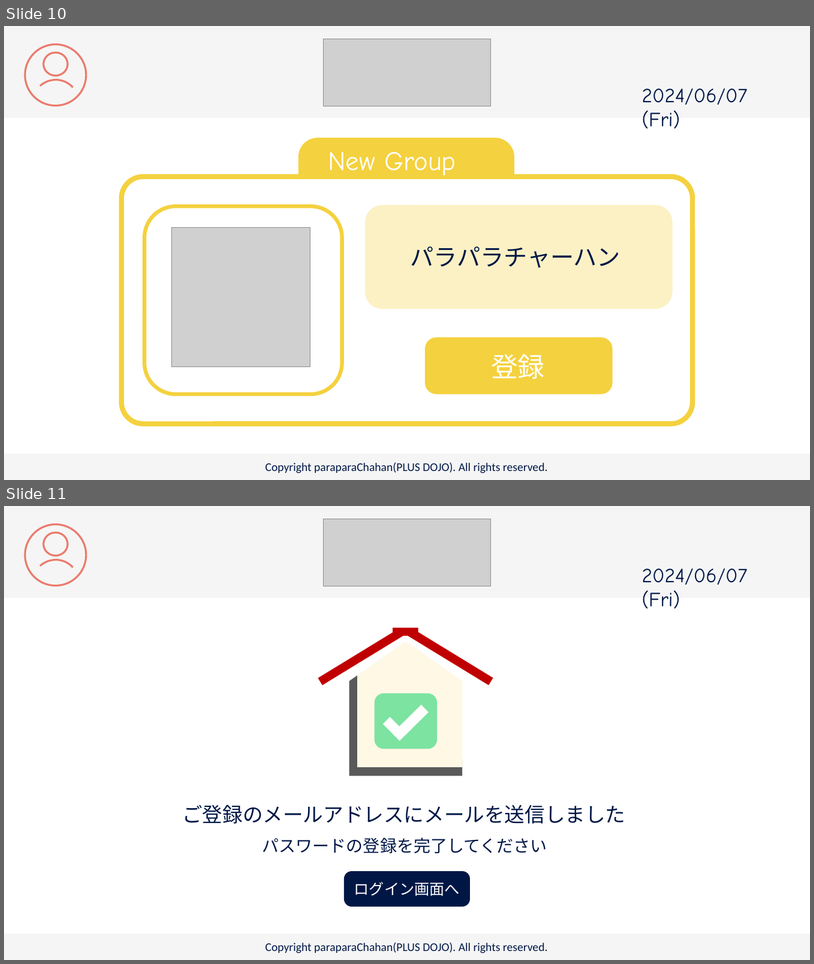
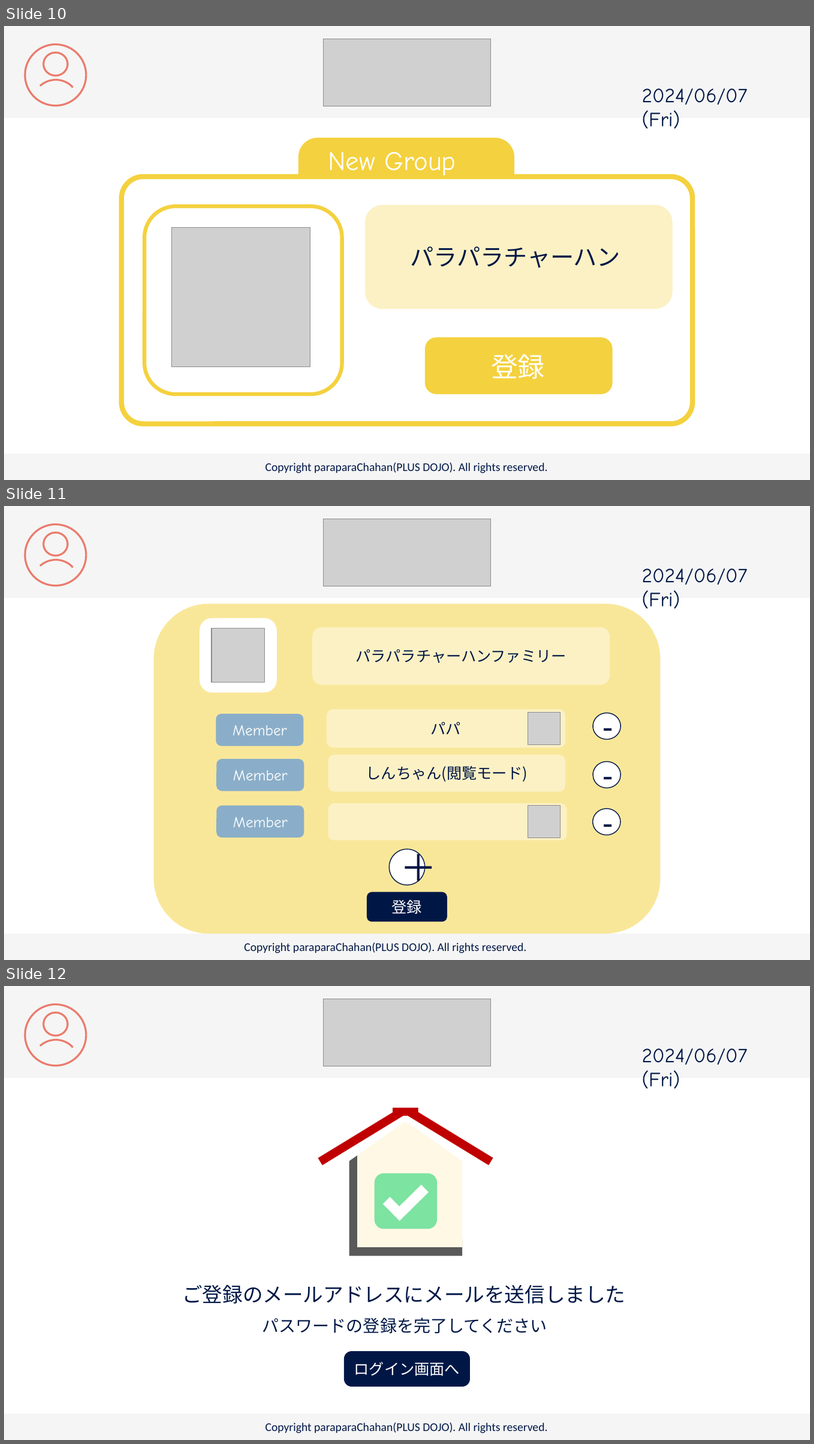
Before and after one commit to plusdojo2024/C2, a slide deck: doc/13_外部設計/famiLink 画面デザイン.pptx. Shown one above the other, each under a label of ours: slides 10 and 11 before the commit, slides 10, 11 and 12 after it. The pictures are 814x964 and 814x1444 pixels, drawn with LibreOffice and Linux fonts; fonts in the diff are those of the drawing; grey boxes stand for pictures. Boxes give left, top, right and bottom in pixels: in the first picture for what was removed or moved away, otherwise in the second. Text is boxed around its words. In the diff, an @@ line names an element or a change of style, - is before the commit and + after.

```diff
--- a/doc/13_外部設計/famiLink 画面デザイン.pptx
+++ b/doc/13_外部設計/famiLink 画面デザイン.pptx
@@ slide 11 added at box(4, 506, 810, 960), background #FFFFFF @@
@@ rectangle added at box(4, 506, 810, 598), fill #F5F5F5 @@
@@ picture added at box(323, 519, 492, 586) @@
@@ ellipse added at box(25, 524, 86, 585), outline #EA7B6B 2.25 pt @@
@@ ellipse added at box(44, 532, 68, 556), outline #EA7B6B 2.25 pt @@
@@ arc (boxed as its full ellipse) added at box(23, 550, 89, 615), outline #EA7B6B 2.25 pt @@
@@ text added at box(642, 568, 748, 609), 24 pt, text #001746 @@
+2024/06/07 (Fri)
@@ rounded rectangle added at box(154, 604, 661, 934), fill #F9E799 @@
@@ rounded rectangle added at box(200, 618, 277, 693), fill #FFFFFF @@
@@ picture added at box(212, 628, 265, 682) @@
@@ rounded rectangle added at box(312, 627, 610, 684), fill #FCF1C4, 18 pt, text #001746 @@
+パラパラチャーハンファミリー
@@ rounded rectangle added at box(216, 714, 304, 745), fill #8AAEC9, 18 pt, text #FFFFFF @@
+Member
@@ rounded rectangle added at box(327, 709, 566, 747), fill #FCF1C4, 18 pt, text #001746 @@
+パパ
@@ picture added at box(528, 712, 561, 744) @@
@@ ellipse added at box(593, 713, 621, 739), fill #FFFFFF, outline #001746 1 pt, 40 pt, text #001746 @@
+-
@@ rounded rectangle added at box(328, 754, 566, 792), fill #FCF1C4, 18 pt, text #001746 @@
+しんちゃん(閲覧モード)
@@ rounded rectangle added at box(216, 759, 304, 791), fill #8AAEC9, 18 pt, text #FFFFFF @@
+Member
@@ ellipse added at box(593, 761, 621, 788), fill #FFFFFF, outline #001746 1 pt, 40 pt, text #001746 @@
+-
@@ rounded rectangle added at box(216, 805, 304, 838), fill #8AAEC9, 18 pt, text #FFFFFF @@
+Member
@@ rounded rectangle added at box(328, 803, 567, 840), fill #FCF1C4 @@
@@ picture added at box(528, 805, 561, 837) @@
@@ ellipse added at box(593, 808, 621, 835), fill #FFFFFF, outline #001746 1 pt, 40 pt, text #001746 @@
+-
@@ ellipse added at box(389, 849, 425, 885), fill #FFFFFF, outline #001746 1 pt, 44 pt, text #001746 @@
+＋
@@ rounded rectangle added at box(367, 892, 447, 922), fill #001746, 18 pt, text #FFFFFF @@
+登録
@@ rectangle added at box(4, 933, 810, 960), fill #F5F5F5 @@
@@ text added at box(244, 942, 527, 953), 14 pt, text #001746 @@
+Copyright paraparaChahan(PLUS DOJO). All rights reserved.
@@ what was slide 11 is now slide 12 @@
```
